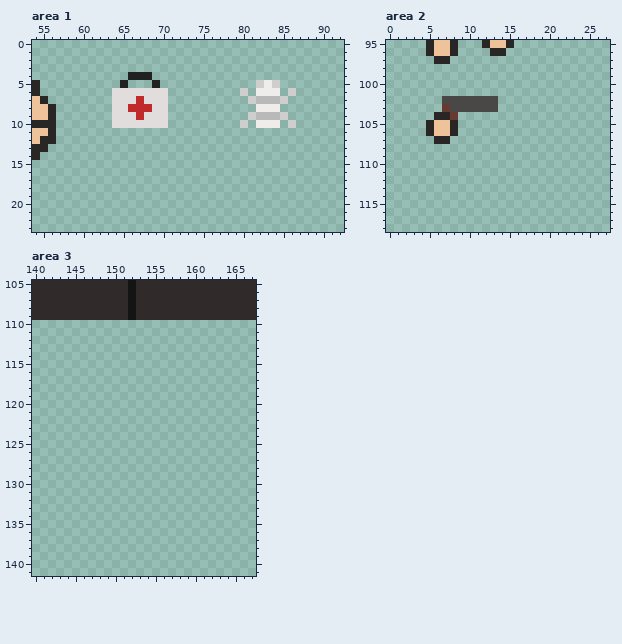
A pixel-art file gets an edit: resources/images/aseprite/main.aseprite. The first picture shows the starting point.
170x142 pixels, 1 frame. Colours within 5 levels of each other are drawn and written as one. Shown: area 1: x 54..92, y 0..23; area 2: x 0..27, y 95..118; area 3: x 140..167, y 105..141. The old version is drawn lined up with the new one, on the new canvas.
Now the later version:
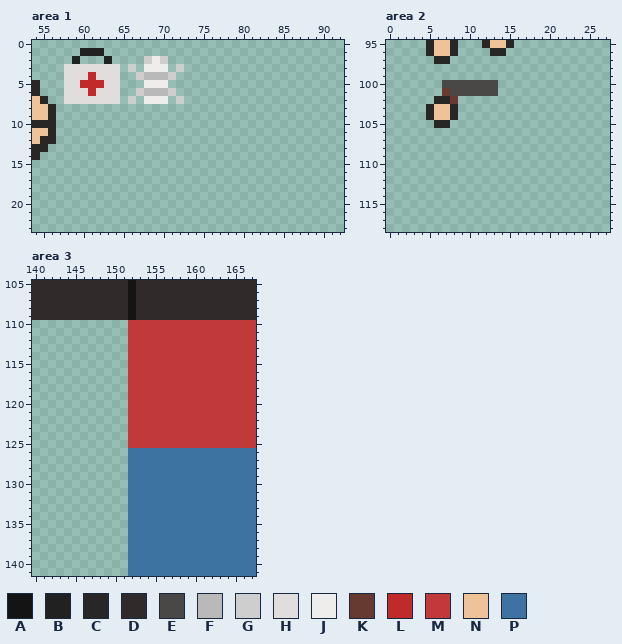
Palette (. is transparent): A #151414  B #212121  C #292626  D #312a2a  E #4a4747  F #b9b9b9  G #cecece  H #e2dddd  J #efecec  K #663931  L #c12a2a  M #c13939  N #eec39a  P #3d73a0
Changes in this commit:
canvas 170x142 -> 168x142 (the part of the old canvas that was cut away was empty and is not shown)
Changed rows in their new state; - is an unchanged pixel.
Area 1:
first column x 58:
 1 --BBB------------------------
 2 -B---B----GJG----------------
 3 HHHHHHH-G-JJJ-G--------------
 4 HHHLHHH-.GFFFG---------------
 5 HHLLLHH.--JJJ-----------...--
 6 HHHLHH-..GFFFG--------.-...-.
 7 HHHHHH-.G.JJJ-G--------.....-
 8 ------.......-----------...--
 9 ------.......----------.....-
10 ------.......---------.-...-.
Area 2:
first column x 5:
100 --EEEEEEE
101 --KEEEEEE
102 -CCK.....
103 CNNC.....
104 CNNC-----
105 .CC.-----
106 ....-----
107 -..------
Area 3:
first column x 152:
110 MMMMMMMMMMMMMMMM
111 MMMMMMMMMMMMMMMM
112 MMMMMMMMMMMMMMMM
113 MMMMMMMMMMMMMMMM
114 MMMMMMMMMMMMMMMM
115 MMMMMMMMMMMMMMMM
116 MMMMMMMMMMMMMMMM
117 MMMMMMMMMMMMMMMM
118 MMMMMMMMMMMMMMMM
119 MMMMMMMMMMMMMMMM
120 MMMMMMMMMMMMMMMM
121 MMMMMMMMMMMMMMMM
122 MMMMMMMMMMMMMMMM
123 MMMMMMMMMMMMMMMM
124 MMMMMMMMMMMMMMMM
125 MMMMMMMMMMMMMMMM
126 PPPPPPPPPPPPPPPP
127 PPPPPPPPPPPPPPPP
128 PPPPPPPPPPPPPPPP
129 PPPPPPPPPPPPPPPP
130 PPPPPPPPPPPPPPPP
131 PPPPPPPPPPPPPPPP
132 PPPPPPPPPPPPPPPP
133 PPPPPPPPPPPPPPPP
134 PPPPPPPPPPPPPPPP
135 PPPPPPPPPPPPPPPP
136 PPPPPPPPPPPPPPPP
137 PPPPPPPPPPPPPPPP
138 PPPPPPPPPPPPPPPP
139 PPPPPPPPPPPPPPPP
140 PPPPPPPPPPPPPPPP
141 PPPPPPPPPPPPPPPP
Pixel boxes of the changes (left, top, right, bottom) in both pictures:
changed: (64, 48, 184, 128)
erased: (240, 80, 296, 128)
changed: (426, 80, 498, 144)
added: (128, 320, 256, 576)
